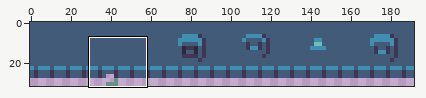
Sprite sheet, stored at assets/sprites/wall.png. Above, an overview of the earlier version with the close-up marked.
Close-up. As it was:
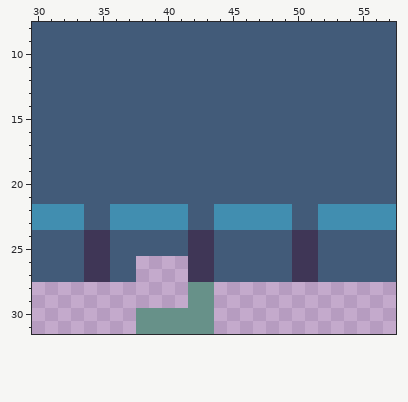
The file is 192x32 pixels. Shown: x 30..57, y 8..31.
After the commit:
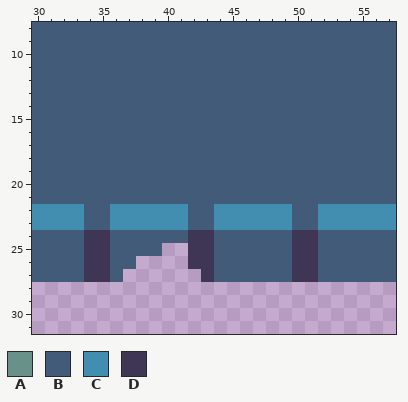
Palette (. is transparent): A #679189  B #425b79  C #418eb0  D #3f3656
Change:
@@ x 35..45 @@
 24 DBBBBBBDDBB
-25 DBBBBBBDDBB
+25 DBBBB..DDBB
 26 DBB....DDBB
-27 DBB....DDBB
-28 .......AA..
-29 .......AA..
-30 ...AAAAAA..
-31 ...AAAAAA..
+27 DB......DBB
+28 ...........
+29 ...........
+30 ...........
+31 ...........
Boxes around the changes in both close-ups, in picture pixels (x1, y1, x2, y2):
erased: (123, 243, 214, 334)
